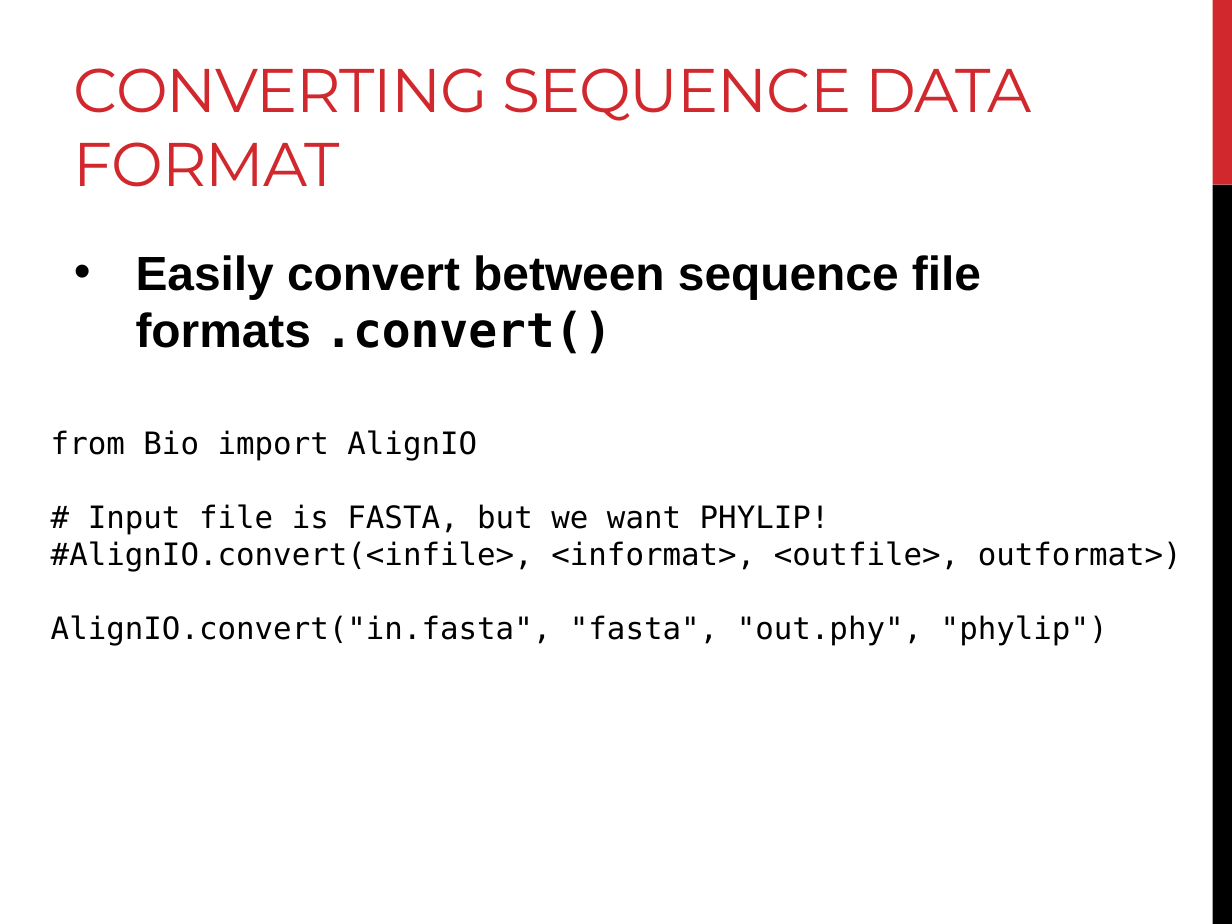
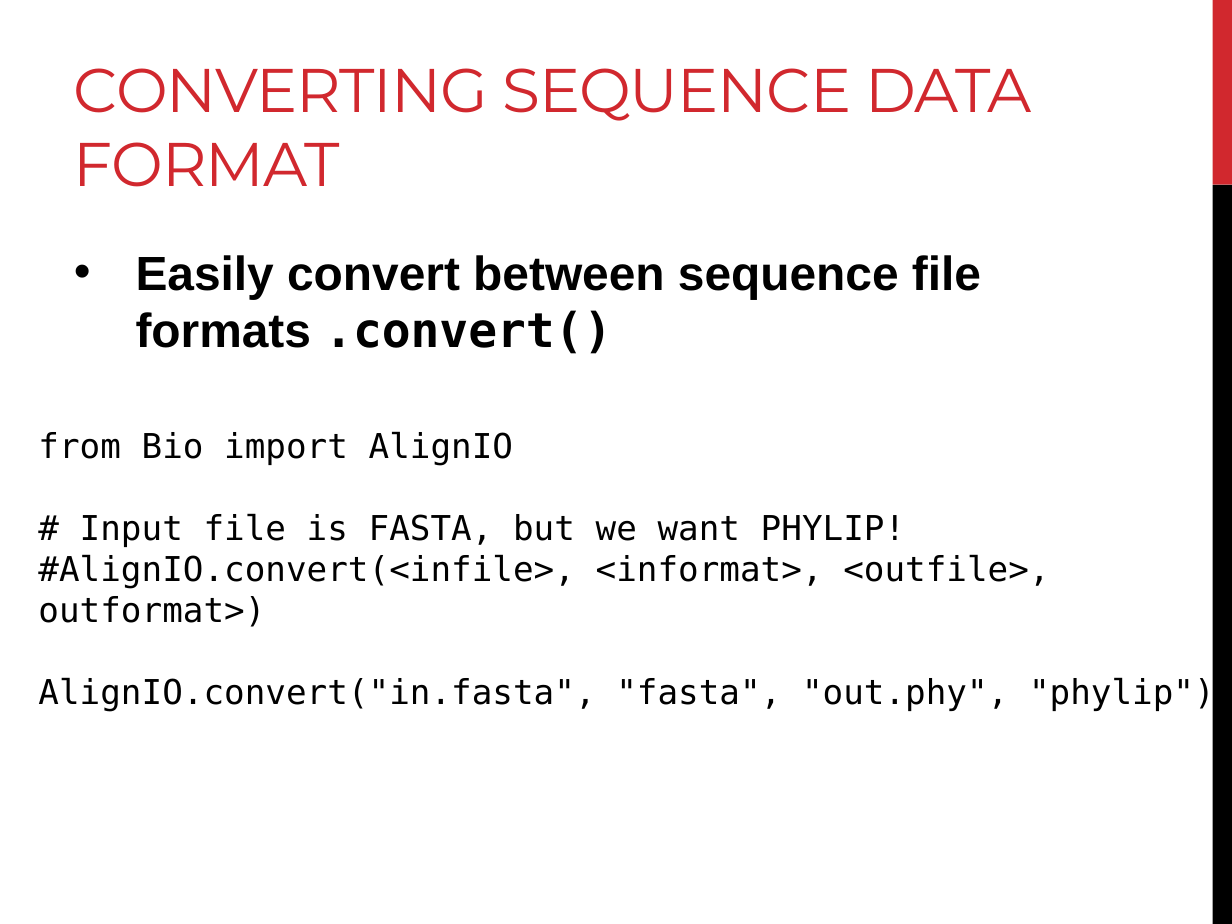
Before and after one commit to BjornFJohansson/ccbb_bigdata2015_python, a slide deck: slide 35 of slides/day4_slides.pptx (slide 28 before the commit). Drawn at 1232x924 pixels with LibreOffice and Linux fonts; fonts in the diff are those of the drawing. Boxes give left, top, right and bottom in pixels: in the first picture for what was removed or moved away, otherwise in the second. Text is boxed around its words. In the diff, an @@ line names an element or a change of style, - is before the commit and + after.

```diff
--- a/slides/day4_slides.pptx
+++ b/slides/day4_slides.pptx
@@ text "from Bio import AlignIO": place and size @@
-text "from Bio import AlignIO" at (51, 430, 1182, 646)
+text "from Bio import AlignIO" at (38, 431, 1215, 712)
@@ text "from Bio import AlignIO" at (38, 431, 1215, 712): size 18 to 20 pt @@
```
Also in this commit, not shown: 18 other slides changed, 10 slides added, 5 slides removed, 3 other files.
